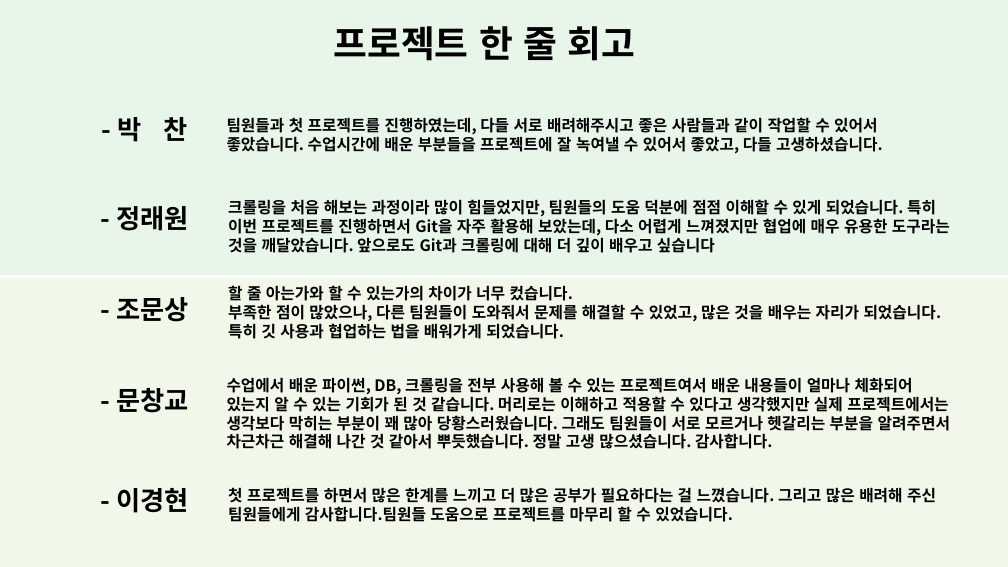
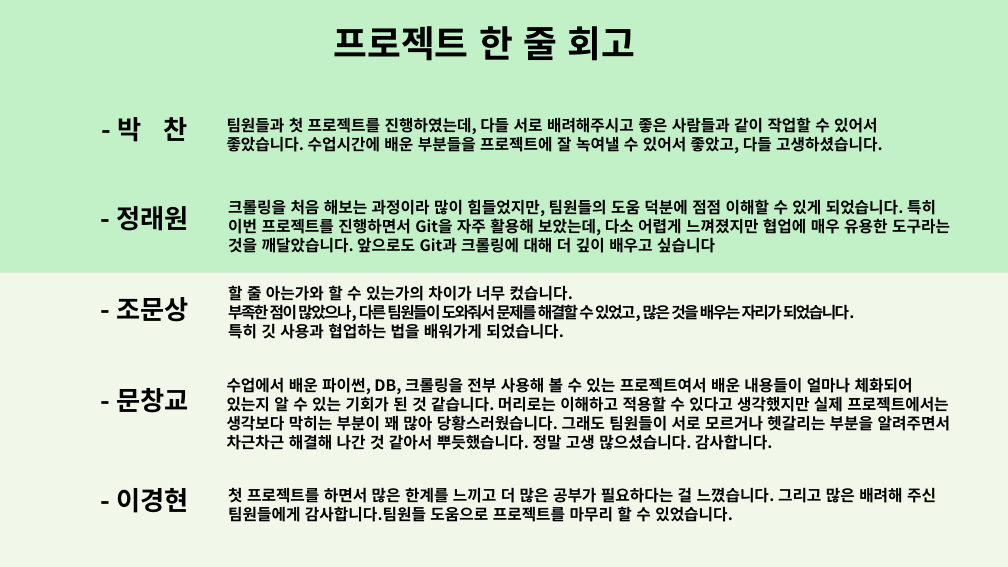
Before and after one commit to SKNETWORKS-FAMILY-AICAMP/SKN20-1ST-5TEAM-, a slide deck: slide 17 of 발표/5조최종.pptx. Drawn at 1008x567 pixels with LibreOffice and Linux fonts; fonts in the diff are those of the drawing. Boxes give left, top, right and bottom in pixels: in the first picture for what was removed or moved away, otherwise in the second. Text is boxed around its words. In the diff, an @@ line names an element or a change of style, - is before the commit and + after.

```diff
--- a/발표/5조최종.pptx
+++ b/발표/5조최종.pptx
@@ rectangle at (x1=0, y1=0, x2=1008, y2=275): fill #E8F5E9 to #C2F1C8 @@
@@ rectangle "2" resized from (x1=0, y1=278, x2=1008, y2=567) to (x1=0, y1=273, x2=1008, y2=567) @@
@@ text at (x1=228, y1=302, x2=854, y2=323): letter spacing 0 to -1.5 pt in "부족한 점이 많았으나, 다른 팀원들이 도와줘서 문제를 ..." @@
```
Also in this commit, not shown: 16 other slides changed, 1 slide added.
